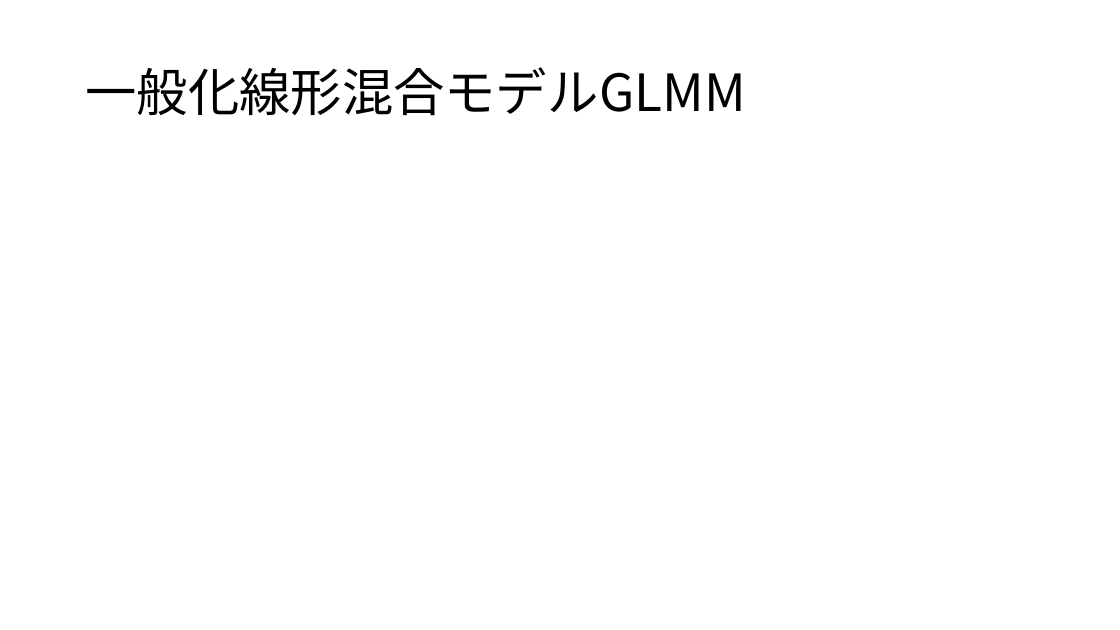
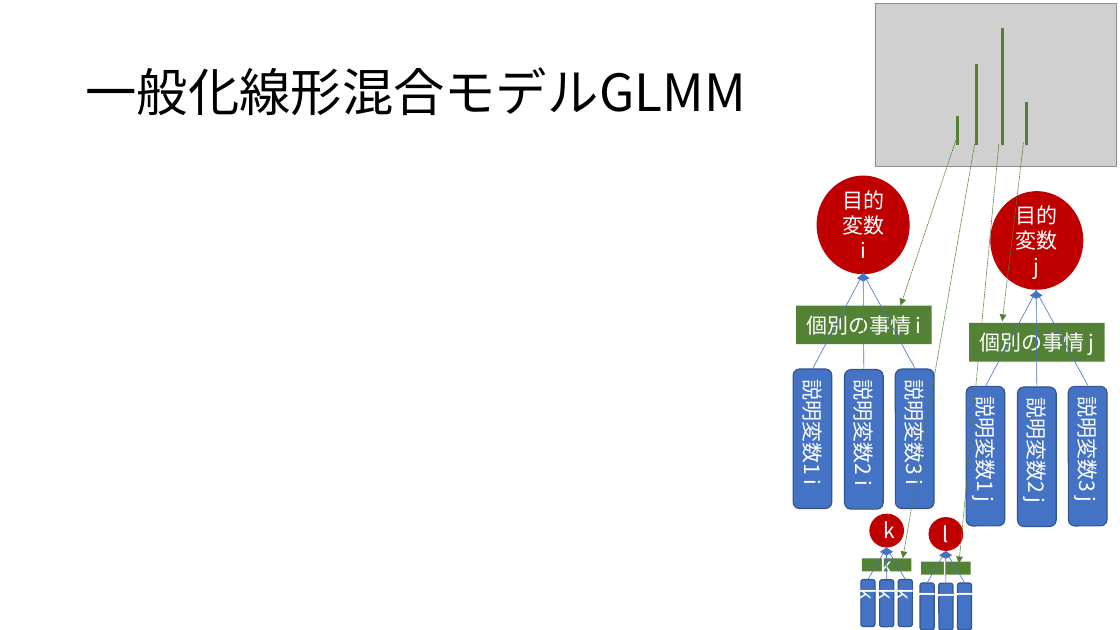
Before and after one commit to KoHMB/Shigen_kensyu_FRA, a slide deck: slide 3 of R/スライド/第28回.pptx. Drawn at 1120x630 pixels with LibreOffice and Linux fonts; fonts in the diff are those of the drawing; grey boxes stand for pictures. Boxes give left, top, right and bottom in pixels: in the first picture for what was removed or moved away, otherwise in the second. Text is boxed around its words. In the diff, an @@ line names an element or a change of style, - is before the commit and + after.

```diff
--- a/R/スライド/第28回.pptx
+++ b/R/スライド/第28回.pptx
@@ picture added at (875,3,1117,166) @@
@@ line added from (1002, 145) to (1002, 29), #548235 2.75 pt @@
@@ line added from (976, 145) to (976, 64), #548235 2.75 pt @@
@@ line added from (958, 145) to (958, 116), #548235 2.75 pt @@
@@ line added from (1027, 145) to (1027, 103), #548235 2.75 pt @@
@@ arrow added from (956, 140) to (901, 306), #548235 0.5 pt dashed @@
@@ arrow added from (975, 144) to (903, 559), #548235 0.5 pt dashed @@
@@ arrow added from (999, 145) to (960, 564), #548235 0.5 pt dashed @@
@@ arrow added from (1024, 143) to (1002, 322), #548235 0.5 pt dashed @@
@@ ellipse added at (818,176,909,274), fill #C00000, outline #C00000 1 pt, 18 pt, text #FFFFFF @@
+目的変数 i
@@ arrow added from (812, 369) to (864, 274), #4472C4 0.5 pt @@
@@ arrow added from (864, 370) to (864, 272), #4472C4 0.5 pt @@
@@ arrow added from (915, 368) to (864, 274), #4472C4 0.5 pt @@
@@ group added at (966,192,1107,527): 3 arrows, 3 rounded rectangles, 1 ellipse, 1 rectangle @@
+目的変数 j
+個別の事情 j
+説明変数1 j
+説明変数2 j
+説明変数3 j
@@ rectangle added at (797,306,932,344), fill #548235, 18 pt, text #FFFFFF @@
+個別の事情 i
@@ rounded rectangle added at (793,369,832,508), fill #4472C4, outline #325491 1 pt, 18 pt, text #FFFFFF @@
+説明変数1 i
@@ rounded rectangle added at (844,370,883,509), fill #4472C4, outline #325491 1 pt, 18 pt, text #FFFFFF @@
+説明変数2 i
@@ rounded rectangle added at (896,369,934,508), fill #4472C4, outline #325491 1 pt, 18 pt, text #FFFFFF @@
+説明変数3 i
@@ group added at (861,514,913,627): 3 arrows, 3 rounded rectangles, 1 ellipse, 1 rectangle @@
+k
+k
+k
+k
+k
@@ group added at (920,518,972,630): 3 arrows, 3 rounded rectangles, 1 ellipse, 1 rectangle @@
+l
+l
+l
+l
+l
```
Also in this commit, not shown: 3 other slides changed, 3 other files.
